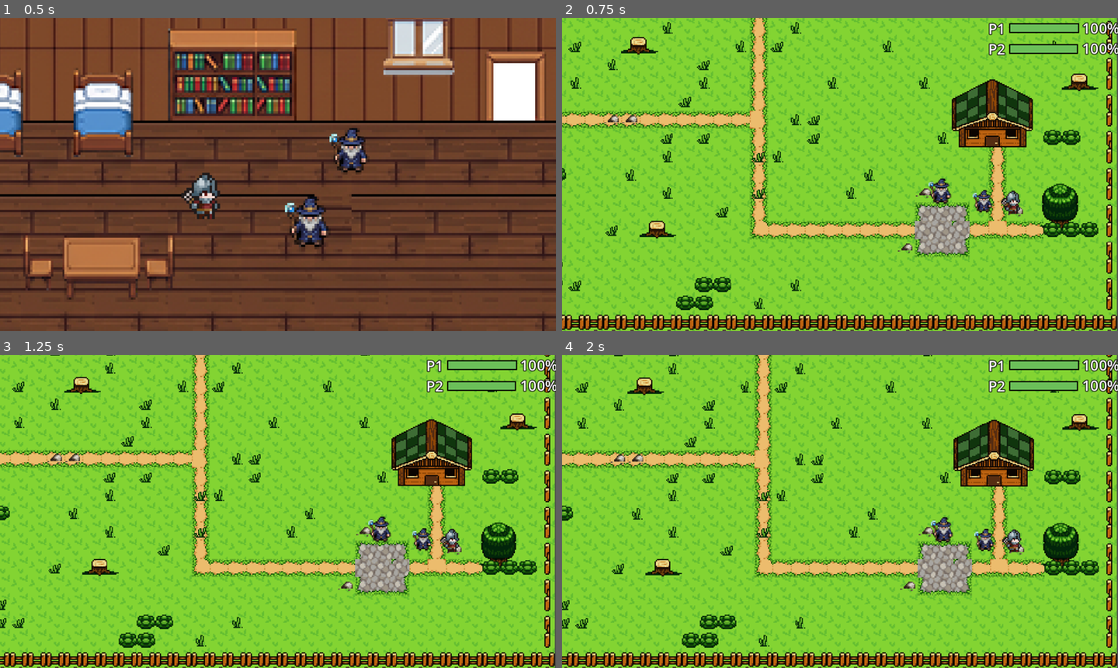
Above: before the commit, frames 1-4 (two rows, left to right).
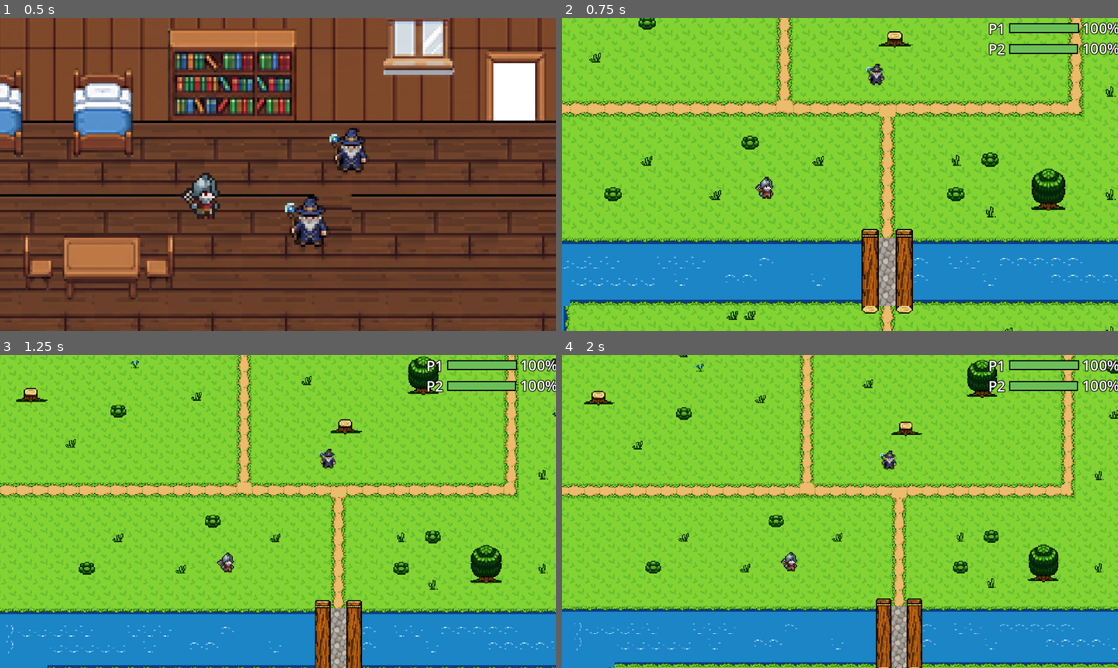
Above: after the commit, the same moments.

Repository: VCPC-UniFECAF/fits_on_fire
Game: Godot game, scene res://scenes/house.tscn
Two runs of this game, one before a commit and one after it. Both use one fixed random seed, a clock stepped at 60 frames per second and the inputs below.
Inputs (mouse positions are in pixels of both pictures, inside the frame that each line leads up to):
- Up to frame 1 (0.5 s): no input
- Up to frame 2 (0.75 s): move the mouse to (962, 158) at 0.52 s; hold 1 (cycle_scene) from 0.53 s (still down)
- Up to frame 3 (1.25 s): keep holding 1 (cycle_scene)
- Up to frame 4 (2 s): move the mouse to (728, 527) at 1.27 s; release 1 (cycle_scene) at 1.28 s; tap E (interact) at 1.35 s

Frame 1 is identical in both runs. In frame 2, 57% of the frame differs, in the area x 0-100%, y 0-100%; in frame 3, 53%; in frame 4, 53%.

Commit message:
refac: player spawn

Diff:
--- a/project.godot
+++ b/project.godot
@@ -19,6 +19,7 @@
 
 SceneCycle="*res://scripts/scene_cycle.gd"
 StoryState="*res://scripts/story_state.gd"
+PortalTravel="*res://scripts/portal_travel.gd"
 
 [display]
 
--- a/scenes/cave.tscn
+++ b/scenes/cave.tscn
@@ -7,6 +7,7 @@
 [ext_resource type="PackedScene" uid="uid://c73ekur8losib" path="res://prefabs/player_wizard.tscn" id="3_rtd55"]
 [ext_resource type="PackedScene" uid="uid://csw6pmwos7ma2" path="res://prefabs/wise.tscn" id="4_rtd55"]
 [ext_resource type="PackedScene" uid="uid://ctee5g4e8kjf2" path="res://prefabs/portal.tscn" id="7_uonky"]
+[ext_resource type="Script" uid="uid://o3i3f5gtkxgh" path="res://scripts/portal.gd" id="8_aises"]
 [ext_resource type="PackedScene" uid="uid://dollxynuiym52" path="res://prefabs/key.tscn" id="8_cameo"]
 [ext_resource type="Script" uid="uid://derkah6l4d7a3" path="res://scripts/locked_door.gd" id="9_locked"]
 
@@ -370,6 +371,9 @@
 physics_layer_0/collision_layer = 1
 sources/0 = SubResource("TileSetAtlasSource_cameo")
 
+[sub_resource type="RectangleShape2D" id="RectangleShape2D_7msn7"]
+size = Vector2(24, 20)
+
 [sub_resource type="RectangleShape2D" id="RectangleShape2D_cameo"]
 size = Vector2(41, 22)
 
@@ -402,7 +406,7 @@
 max_player_distance = 150.0
 
 [node name="PlayerWarrior" parent="." unique_id=592370139 instance=ExtResource("2_ywssb")]
-position = Vector2(255, 276)
+position = Vector2(270, 265)
 
 [node name="PlayerWizard" parent="." unique_id=1739035420 instance=ExtResource("3_rtd55")]
 position = Vector2(223, 255)
@@ -413,14 +417,27 @@
 
 [node name="portal" parent="." unique_id=1054975535 instance=ExtResource("7_uonky")]
 position = Vector2(247, -14)
+portal_id = "cave_to_woods"
+destination_portal_id = "woods_to_cave"
 next_level_path = "res://scenes/woods.tscn"
 
-[node name="portal2" parent="." unique_id=2068423474 instance=ExtResource("7_uonky")]
+[node name="portal2" type="Area2D" parent="." unique_id=2068423474]
 position = Vector2(248, 377)
+collision_layer = 0
+script = ExtResource("8_aises")
+portal_id = "cave_to_nest"
+destination_portal_id = "nest_to_cave"
 next_level_path = "res://scenes/dragons_nest.tscn"
 
+[node name="CollisionShape2D" type="CollisionShape2D" parent="portal2" unique_id=632597338]
+position = Vector2(2, 2)
+shape = SubResource("RectangleShape2D_7msn7")
+
+[node name="PlayerSpawn" type="Marker2D" parent="portal2" unique_id=1822846500]
+position = Vector2(3, -11)
+
 [node name="key" parent="." unique_id=1337226594 instance=ExtResource("8_cameo")]
-position = Vector2(619, 163)
+position = Vector2(604, 176)
 
 [node name="lockedDoor" type="Area2D" parent="." unique_id=508243050]
 visible = false
--- a/scenes/dragons_nest.tscn
+++ b/scenes/dragons_nest.tscn
@@ -280,4 +280,6 @@
 
 [node name="portal" parent="." unique_id=1054975535 instance=ExtResource("7_g0oq3")]
 position = Vector2(487, 26)
+portal_id = "nest_to_cave"
+destination_portal_id = "cave_to_nest"
 next_level_path = "res://scenes/cave.tscn"
--- a/scenes/forest.tscn
+++ b/scenes/forest.tscn
@@ -9,7 +9,7 @@
 [ext_resource type="PackedScene" uid="uid://c73ekur8losib" path="res://prefabs/player_wizard.tscn" id="3_sek5r"]
 [ext_resource type="Script" uid="uid://bctc33khs3b6u" path="res://scripts/camera_follow.gd" id="4_i1yi8"]
 [ext_resource type="Texture2D" uid="uid://cyu26b0kda88h" path="res://sprites/scenerios/ruins/Texture/TX Plant.png" id="4_j3csf"]
-[ext_resource type="PackedScene" uid="uid://ctee5g4e8kjf2" path="res://prefabs/portal.tscn" id="10_ercsu"]
+[ext_resource type="Script" uid="uid://o3i3f5gtkxgh" path="res://scripts/portal.gd" id="10_ercsu"]
 [ext_resource type="PackedScene" uid="uid://com4mxrdnmdeb" path="res://prefabs/wolf.tscn" id="11_ercsu"]
 
 [sub_resource type="TileSetAtlasSource" id="TileSetAtlasSource_dabdc"]
@@ -1471,6 +1471,9 @@
 sources/0 = SubResource("TileSetAtlasSource_c2vyo")
 sources/1 = SubResource("TileSetAtlasSource_65srx")
 
+[sub_resource type="RectangleShape2D" id="RectangleShape2D_7msn7"]
+size = Vector2(46, 42)
+
 [node name="forest" type="Node2D" unique_id=1041199890]
 
 [node name="TileMapLayer" type="TileMapLayer" parent="." unique_id=1066651933]
@@ -1511,9 +1514,19 @@
 smooth_speed = 10.0
 max_player_distance = 150.0
 
-[node name="portal" parent="." unique_id=1054975535 instance=ExtResource("10_ercsu")]
-position = Vector2(-141, 199)
+[node name="portal" type="Area2D" parent="." unique_id=1054975535]
+position = Vector2(-136, 199)
+collision_layer = 0
+script = ExtResource("10_ercsu")
+portal_id = "forest_to_woods"
+destination_portal_id = "woods_to_forest"
 next_level_path = "res://scenes/woods.tscn"
+
+[node name="CollisionShape2D" type="CollisionShape2D" parent="portal" unique_id=632597338]
+shape = SubResource("RectangleShape2D_7msn7")
+
+[node name="PlayerSpawn" type="Marker2D" parent="portal" unique_id=1822846500]
+position = Vector2(42, -1)
 
 [node name="wolf" parent="." unique_id=1712616006 instance=ExtResource("11_ercsu")]
 position = Vector2(705, 2)
--- a/scenes/house.tscn
+++ b/scenes/house.tscn
@@ -1332,4 +1332,9 @@
 
 [node name="portal" parent="." unique_id=1054975535 instance=ExtResource("9_bwc8c")]
 position = Vector2(256, 43)
+portal_id = "house_to_woods"
+destination_portal_id = "woods_to_house"
 next_level_path = "res://scenes/woods.tscn"
+
+[node name="PlayerSpawn" parent="portal" index="1"]
+position = Vector2(0, 48)
--- a/scenes/ruins.tscn
+++ b/scenes/ruins.tscn
@@ -8559,7 +8559,12 @@
 
 [node name="portal" parent="." unique_id=1054975535 instance=ExtResource("13_258ns")]
 position = Vector2(555, -306)
+portal_id = "ruins_to_woods"
+destination_portal_id = "woods_to_ruins"
 next_level_path = "res://scenes/woods.tscn"
+
+[node name="PlayerSpawn" parent="portal" index="1"]
+position = Vector2(0, 48)
 
 [node name="orc" parent="." unique_id=304333733 instance=ExtResource("14_258ns")]
 position = Vector2(543, -99)
--- a/scenes/woods.tscn
+++ b/scenes/woods.tscn
@@ -9,7 +9,7 @@
 [ext_resource type="Texture2D" uid="uid://4c4rkgeraf4g" path="res://sprites/scenerios/woods/woodstuff.png" id="7_ljiug"]
 [ext_resource type="Texture2D" uid="uid://dwwe6brnhhs45" path="res://sprites/scenerios/woods/houses.png" id="8_24k67"]
 [ext_resource type="Texture2D" uid="uid://rxi3e6nglqqu" path="res://sprites/scenerios/woods/waterfall.png" id="9_87hon"]
-[ext_resource type="PackedScene" uid="uid://ctee5g4e8kjf2" path="res://prefabs/portal.tscn" id="10_qpjdc"]
+[ext_resource type="Script" uid="uid://o3i3f5gtkxgh" path="res://scripts/portal.gd" id="11_24k67"]
 
 [sub_resource type="TileSetAtlasSource" id="TileSetAtlasSource_8u53l"]
 texture = ExtResource("6_8u53l")
@@ -1452,6 +1452,9 @@
 physics_layer_0/collision_layer = 1
 sources/0 = SubResource("TileSetAtlasSource_mqdvn")
 
+[sub_resource type="RectangleShape2D" id="RectangleShape2D_7msn7"]
+size = Vector2(24, 20)
+
 [node name="woods" type="Node2D" unique_id=2144677870]
 
 [node name="TileMapLayer_floor" type="TileMapLayer" parent="." unique_id=567181031]
@@ -1482,10 +1485,10 @@
 fase_atual = 2
 
 [node name="PlayerWarrior" parent="." unique_id=592370139 instance=ExtResource("2_dtbgo")]
-position = Vector2(309, 178)
+position = Vector2(-26, -155)
 
 [node name="PlayerWizard" parent="." unique_id=1739035420 instance=ExtResource("3_ehbw6")]
-position = Vector2(284, 174)
+position = Vector2(78, -265)
 
 [node name="Camera2D" type="Camera2D" parent="." unique_id=1761298855]
 position = Vector2(156, 85)
@@ -1499,18 +1502,58 @@
 min_zoom = 1.5
 max_player_distance = 150.0
 
-[node name="portal" parent="." unique_id=1054975535 instance=ExtResource("10_qpjdc")]
-position = Vector2(-252, -234)
+[node name="portal" type="Area2D" parent="." unique_id=1054975535]
+position = Vector2(-252, -233)
+collision_layer = 0
+script = ExtResource("11_24k67")
+portal_id = "woods_to_cave"
+destination_portal_id = "cave_to_woods"
 next_level_path = "res://scenes/cave.tscn"
 
-[node name="portal2" parent="." unique_id=2089628270 instance=ExtResource("10_qpjdc")]
+[node name="CollisionShape2D" type="CollisionShape2D" parent="portal" unique_id=632597338]
+shape = SubResource("RectangleShape2D_7msn7")
+
+[node name="PlayerSpawn" type="Marker2D" parent="portal" unique_id=1822846500]
+position = Vector2(53, 14)
+
+[node name="portal2" type="Area2D" parent="." unique_id=2089628270]
 position = Vector2(-7, -525)
+collision_layer = 0
+script = ExtResource("11_24k67")
+portal_id = "woods_to_ruins"
+destination_portal_id = "ruins_to_woods"
 next_level_path = "res://scenes/ruins.tscn"
 
-[node name="portal3" parent="." unique_id=1366909263 instance=ExtResource("10_qpjdc")]
-position = Vector2(378, -444)
+[node name="CollisionShape2D" type="CollisionShape2D" parent="portal2" unique_id=104861751]
+shape = SubResource("RectangleShape2D_7msn7")
+
+[node name="PlayerSpawn" type="Marker2D" parent="portal2" unique_id=635308348]
+position = Vector2(-1, 70)
+
+[node name="portal3" type="Area2D" parent="." unique_id=1366909263]
+position = Vector2(376, -443)
+collision_layer = 0
+script = ExtResource("11_24k67")
+portal_id = "woods_to_forest"
+destination_portal_id = "forest_to_woods"
 next_level_path = "res://scenes/forest.tscn"
 
-[node name="portal4" parent="." unique_id=100940601 instance=ExtResource("10_qpjdc")]
+[node name="CollisionShape2D" type="CollisionShape2D" parent="portal3" unique_id=1581604030]
+shape = SubResource("RectangleShape2D_7msn7")
+
+[node name="PlayerSpawn" type="Marker2D" parent="portal3" unique_id=336636788]
+position = Vector2(-57, 1)
+
+[node name="portal4" type="Area2D" parent="." unique_id=100940601]
 position = Vector2(292, 117)
+collision_layer = 0
+script = ExtResource("11_24k67")
+portal_id = "woods_to_house"
+destination_portal_id = "house_to_woods"
 next_level_path = "res://scenes/house.tscn"
+
+[node name="CollisionShape2D" type="CollisionShape2D" parent="portal4" unique_id=464957164]
+shape = SubResource("RectangleShape2D_7msn7")
+
+[node name="PlayerSpawn" type="Marker2D" parent="portal4" unique_id=453877470]
+position = Vector2(2, 57)
--- a/scripts/portal.gd
+++ b/scripts/portal.gd
@@ -1,9 +1,12 @@
 extends Area2D
 
 @export_file("*.tscn") var next_level_path: String
+@export var portal_id: String = ""
+@export var destination_portal_id: String = ""
 
 var _transitioning: bool = false
 var _warned_missing_path: bool = false
+var _warned_missing_destination: bool = false
 var _arrival_cooldown: float = 0.0
 
 
@@ -23,6 +26,10 @@
 
 func start_arrival_cooldown(duration: float = 0.5) -> void:
 	_arrival_cooldown = duration
+
+
+func get_player_spawn() -> Marker2D:
+	return get_node_or_null("PlayerSpawn") as Marker2D
 
 
 func _is_valid_player(body: Node) -> bool:
@@ -79,6 +86,31 @@
 	return false
 
 
+func _collect_player_offsets(players: Array[Node2D]) -> Dictionary:
+	var offsets: Dictionary = {}
+	var spawn := get_player_spawn()
+	var origin := global_position
+	if spawn:
+		origin = spawn.global_position
+	for player in players:
+		var pid: int = 0
+		if "player_id" in player:
+			pid = player.player_id
+		offsets[pid] = player.global_position - origin
+	return offsets
+
+
+func _record_travel(players: Array[Node2D]) -> void:
+	if destination_portal_id.is_empty():
+		if not _warned_missing_destination:
+			push_warning(
+				"Portal '%s': destination_portal_id não configurado." % portal_id
+			)
+			_warned_missing_destination = true
+		return
+	PortalTravel.set_travel(destination_portal_id, _collect_player_offsets(players))
+
+
 func _try_transition() -> void:
 	if _transitioning:
 		return
@@ -92,6 +124,8 @@
 	if _has_living_enemies():
 		return
 	_transitioning = true
+	var living := _get_living_players()
+	_record_travel(living)
 	var current_scene := get_tree().current_scene
 	if current_scene and not current_scene.scene_file_path.is_empty():
 		var scene_transition := get_tree().root.get_node_or_null("SceneTransition")
--- /dev/null
+++ b/scripts/portal_travel.gd
@@ -0,0 +1,83 @@
+extends Node
+
+const DEFAULT_OFFSETS: Dictionary = {
+	0: Vector2(-16, 0),
+	1: Vector2(16, 0),
+}
+
+var _arrival_portal_id: String = ""
+var _player_offsets: Dictionary = {}
+
+
+func _ready() -> void:
+	var tree := get_tree()
+	if tree:
+		tree.scene_changed.connect(_on_scene_changed)
+
+
+func set_travel(arrival_portal_id: String, player_offsets: Dictionary) -> void:
+	_arrival_portal_id = arrival_portal_id
+	_player_offsets = player_offsets.duplicate()
+
+
+func _on_scene_changed() -> void:
+	call_deferred("_apply_arrival_spawn_deferred")
+
+
+func _apply_arrival_spawn_deferred() -> void:
+	if _arrival_portal_id.is_empty():
+		return
+	await get_tree().process_frame
+	apply_arrival_spawn()
+
+
+func apply_arrival_spawn() -> void:
+	if _arrival_portal_id.is_empty():
+		return
+
+	var portal := _find_portal_by_id(_arrival_portal_id)
+	if portal == null:
+		push_warning(
+			"PortalTravel: portal '%s' não encontrado na cena." % _arrival_portal_id
+		)
+		_clear_travel()
+		return
+
+	var spawn: Marker2D = portal.get_player_spawn()
+	if spawn == null:
+		push_warning(
+			"PortalTravel: portal '%s' sem PlayerSpawn." % _arrival_portal_id
+		)
+		_clear_travel()
+		return
+
+	var spawn_pos := spawn.global_position
+	for node in get_tree().get_nodes_in_group("player"):
+		if not is_instance_valid(node) or not node is Node2D:
+			continue
+		if node.has_method("is_alive") and not node.is_alive():
+			continue
+		var pid: int = 0
+		if "player_id" in node:
+			pid = node.player_id
+		var offset: Vector2 = _player_offsets.get(pid, DEFAULT_OFFSETS.get(pid, Vector2.ZERO))
+		node.global_position = spawn_pos + offset
+
+	if portal.has_method("start_arrival_cooldown"):
+		portal.start_arrival_cooldown()
+
+	_clear_travel()
+
+
+func _find_portal_by_id(id: String) -> Node:
+	for node in get_tree().get_nodes_in_group("portal"):
+		if not is_instance_valid(node):
+			continue
+		if "portal_id" in node and node.portal_id == id:
+			return node
+	return null
+
+
+func _clear_travel() -> void:
+	_arrival_portal_id = ""
+	_player_offsets.clear()
Not shown, added: scripts/portal_travel.gd.uid
Not shown, changed: DOCUMENTACAO.md
